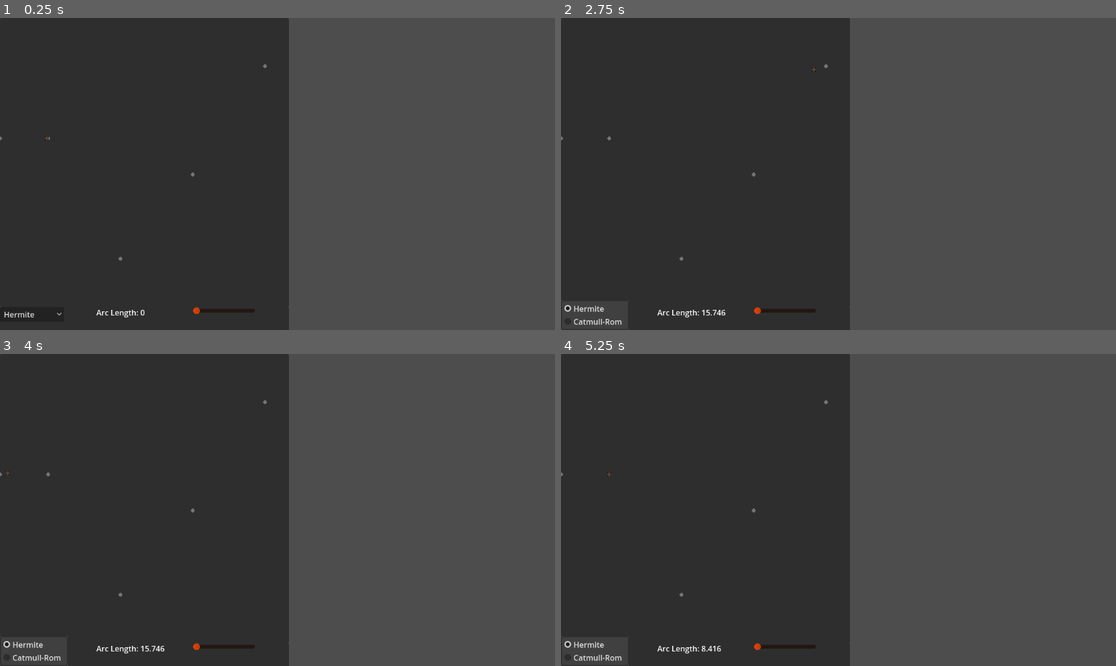
Above: before the commit, frames 1-4 (two rows, left to right).
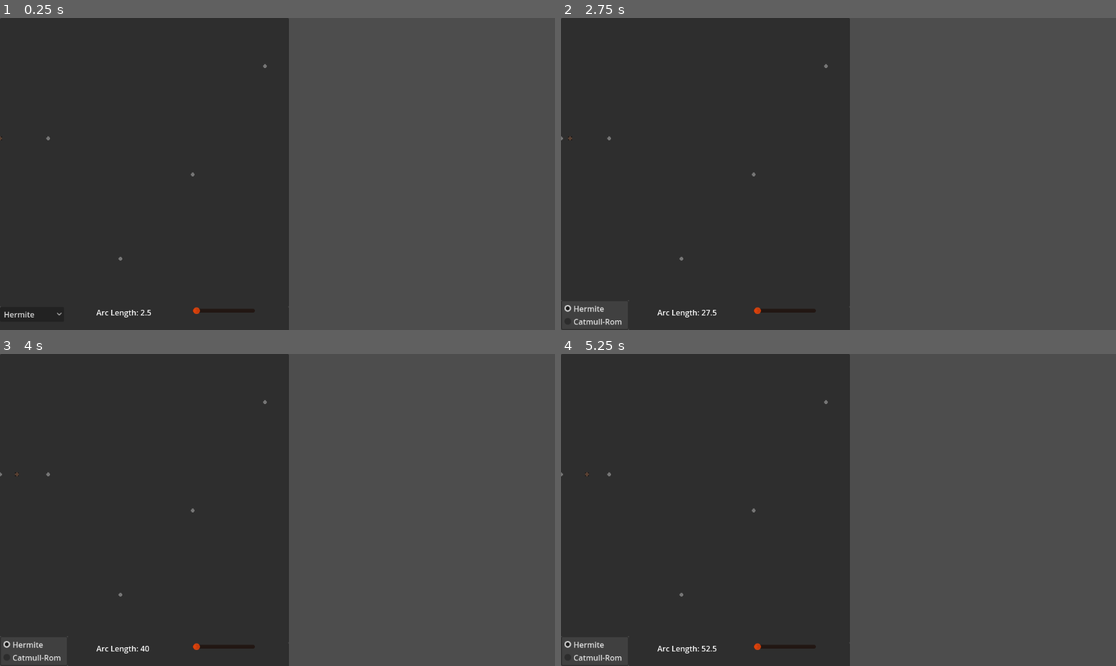
Above: after the commit, the same moments.

Repository: markorn-01/Computer_games_exercises
Game: Godot game, scene res://node_2d.tscn
The game is run twice, just before and just after one commit, with the same random seed, the same clock (stepped at 60 frames per second) and the same inputs.
Inputs:
- Up to frame 1 (0.25 s): no input
- Up to frame 2 (2.75 s): click "Hermite" at 0.5 s; click "Hermite" at 1.25 s; click "Hermite" at 2 s
- Up to frame 3 (4 s): tap Enter at 3.5 s
- Up to frame 4 (5.25 s): no input

The runs differ from the first frame. In frame 1, less than 0.1% of the frame differs, in the area x 0-28%, y 37-96%; in frame 2, less than 0.1%; in frame 3, less than 0.1%, in the area x 1-30%, y 37-96%; in frame 4, less than 0.1%.

Commit message:
completed exercise 09

Diff:
--- a/CG_2024s_Ngo_09/keyframing_student/ball.gd
+++ b/CG_2024s_Ngo_09/keyframing_student/ball.gd
@@ -1,7 +1,13 @@
+# Name:        Quang Minh, Ngo;      student no.: 4742554
+# Coauthor:    Taha Beytullah Erkoc; student no.: 4740805
+# faculty:     Mathematics and Computer Science
+# discipline:  Data and Computer Science
+
 extends Sprite2D
 
 var waypoints = []
-var derivatives = [
+var derivatives
+var original_derivatives = [
 	Vector2(2, 0),
 	Vector2(1, 2),
 	Vector2(2, 1),
@@ -12,7 +18,7 @@
 var speed_slider
 var mode_switch
 var arc_length_label
-var mode
+var mode = "Hermite"
 var current = 0
 var t = 0
 # Called when the node enters the scene tree for the first time.
@@ -26,6 +32,8 @@
 	for child in get_parent().get_children():
 		if child is Sprite2D and child.name.begins_with("sphere"):
 			waypoints.append(child.global_position)
+	mode = mode_switch.get_item_text(0)
+	update_derivatives()
 
 # Called every frame. 'delta' is the elapsed time since the previous frame.
 func _process(delta):
@@ -36,15 +44,29 @@
 
 func _on_mode_switch_item_selected(index):
 	mode = mode_switch.get_item_text(index)
+	update_derivatives()
+
+func update_derivatives():
+	if mode == "Catmull-Rom":
+		derivatives = catmull_rom_derivatives()
+	else:
+		# Reset to initial derivatives if switching back to Hermite
+		derivatives = original_derivatives
 
 func hermite_spline(p0, p1, d0, d1, t):
 	var h00 = 2 * pow(t, 3) - 3 * pow(t, 2) + 1
 	var h10 = -2 * pow(t, 3) + 3 * pow(t, 2)
-	var h01 = pow(t, 3) + 2 * pow(t, 2) + t
+	var h01 = pow(t, 3) - 2 * pow(t, 2) + t
 	var h11 = pow(t, 3) - pow(t, 2)
 	return h00 * p0 + h10 * p1 + h01 * d0 + h11 * d1
 
-func catmull_rom_spline():
+func catmull_rom_spline(t: float, p0: Vector2, p1: Vector2, p2, p3) -> Vector2:
+	var d1 = 0.5 * (p2 - p0)
+	var d2 = 0.5 * (p3 - p1)
+	return hermite_spline(p1, p2, d1, d2, t)
+
+
+func catmull_rom_derivatives():
 	var list_d = []
 	# add the first waypoint
 	list_d.append(Vector2(10, 0))
@@ -64,15 +86,12 @@
 		var t = float(i) / steps
 		var point = hermite_spline(p0, p1, d0, d1, t)
 		var distance = prev_point.distance_to(point)
-		arc_length_label.text = "Arc Length: " + str(snapped(distance, 0.001))
 		length += distance
 		prev_point = point
-		return length
+	return length
 
 
 func move(delta):
-	if mode == "Catmull-Rom":
-		derivatives = catmull_rom_spline()
 
 	var p0 = waypoints[current]
 	var p1 = waypoints[(current + 1) % waypoints.size()]
@@ -87,6 +106,26 @@
 		t -= 1.0
 		current = (current + 1) % waypoints.size()
 
-	position = hermite_spline(p0, p1, d0, d1, t)
-	if current == 0:
-		arc_length_label.text = "Arc Length: " + "0"
+	if mode == "Hermite":
+		position = hermite_spline(p0, p1, d0, d1, t)
+	elif mode == "Catmull-Rom":
+		var prev_point = waypoints[(current - 1 + waypoints.size()) % waypoints.size()]
+		var next_point = waypoints[(current + 2) % waypoints.size()]
+		position = catmull_rom_spline(t, prev_point, p0, p1, next_point)
+
+	# Calculate the total arc length up to the current position
+	var total_arc_length = 0.0
+	for i in range(current):
+		total_arc_length += arc_length(waypoints[i], waypoints[(i + 1) % waypoints.size()], derivatives[i], derivatives[(i + 1) % waypoints.size()])
+	total_arc_length += arc_length(p0, p1, d0, d1) * t
+
+	arc_length_label.text = "Arc Length: " + str(snapped(total_arc_length, 0.01))
+
+# The extension of keyframing to a deformable object is realized via free-form deformation.
+# In contrast, for physics-based animation, the procedure is automatic and completely defined
+# by the applied forces to the object under investigation.
+# How can keyframing be transferred to physics-based animation henceforth?
+
+# We can define the keyframes as target states or constraints within the physics simulation.
+# The physics engine can then use forces and constraints to transition the object from one keyframe
+# to the next, maintaining physical realism while achieving the desired animation path.
